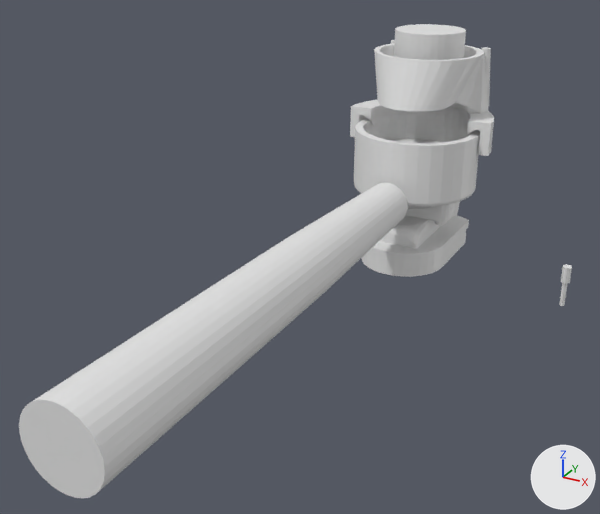
One commit to the Blender file coffee-grinder-adapter/coffee-grinder-adapter.blend: the scene before it, then after it.
One viewpoint serves both versions: a 50 mm camera at (64.0, -373.0, 175.0) aimed at (-82.0, -108.0, 42.0). Lighting does not change. The marker at lower right points along +X, +Y and +Z.

The first picture shows 'Foundation Part', 'Portafilter', 'Portafilter Mount Bottom', 'Portafilter Mount Guide', 'Ramp', 'Top Hole.001'.
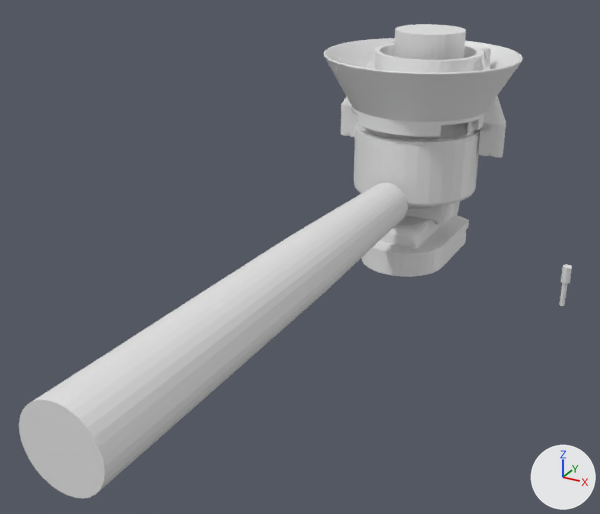
Boxes (x1, y1, x2, y2) around the edits, measured in the pictures (600 x 514 px; the box of a moved part takes in the faces that stretch with it):
'Portafilter', reshaped
    before: (19, 118, 480, 499)
    after: (19, 122, 480, 499)
'portafilter_funnel_51mm_v3', added
    after: (324, 38, 523, 137)
'Ramp', reshaped (43% wider, 17% taller)
    before: (374, 43, 488, 113)
    after: (342, 43, 506, 125)
'Portafilter Mount Guide', reshaped
    before: (350, 100, 494, 217)
    after: (341, 104, 506, 204)
'portafilter-support-v2', added
    after: (350, 108, 491, 217)
part 1 of me_cylinder, built on
    before: (356, 118, 480, 145)
    after: (356, 122, 480, 145)
part 2 of me_cylinder_006, moved or reshaped
    before: (378, 43, 488, 113)
    after: (342, 43, 506, 125)
part 3 of me_cylinder_010, built on
    before: (350, 100, 494, 156)
    after: (341, 104, 506, 158)

What changed in the scene script:
```text
Change me_cylinder:
    used by ob_portafilter; location = (-80.3, 45.5, 67.2)
    remove me_cylinder.from_pydata(...)  # 517 vertices, 497 faces; spans x -31.0..31.0, y -66.0..0.0, z -42.0..0.0
    add me_cylinder.from_pydata(...)  # 643 vertices, 625 faces; spans x -31.0..31.0, y -66.0..0.0, z -42.0..1.5
    me_cylinder part 1: 34 vertices removed from x -27.4..27.4, y -62.4..-4.6, z -2.5..0.0; 160 vertices added at x -30.6..30.6, y -65.6..-4.4, z 1.1..1.5
Change me_cylinder_006:
    used by ob_ramp; parent = ob_base; location = (-80.27, 19.31, 103.9); scale = (1.0, 1.0, 1.2)
    remove me_cylinder_006.from_pydata(...)  # 63 vertices, 43 faces; spans x 0.0..28.5, y -32.7..27.1, z -24.8..0.0
    add me_cylinder_006.from_pydata(...)  # 80 vertices, 53 faces; spans x 0.0..43.2, y -32.7..27.1, z -24.8..0.0
    me_cylinder_006 part 2
    14 vertices are removed from x 1.6..26.2, y -13.9..9.4, z -24.8..0.0
    24 faces are deleted
    11 vertices move from x 0.0..28.5, y -0.9..14.4, z -24.8..0.0 to x 0.0..37.8, y -3.2..12.9, z -24.8..0.0
    31 vertices are added at x 3.0..43.2, y -13.9..10.4, z -24.8..0.0
    34 new faces join them
Change me_cylinder_010:
    used by ob_portafilter_mount_guide; parent = ob_base; location = (-80.27, 10.5, 77.04); scale = (1.02, 1.02, 1.72)
    remove me_cylinder_010.from_pydata(...)  # 149 vertices, 141 faces; spans x 0.0..36.1, y 0.0..34.3, z -37.6..-1.7
    add me_cylinder_010.from_pydata(...)  # 204 vertices, 189 faces; spans x 0.0..42.3, y 0.0..34.3, z -37.6..-1.7
    me_cylinder_010 part 3
    10 vertices are removed from x 0.0..35.4, y 0.0..28.5, z -16.1..-4.0
    32 faces are deleted
    3 vertices in x 36.1, y 0.0, z -11.0..-1.7 move by (3.8, 0.0, 0.0)
    3 vertices in x 26.1..30.7, y 6.1..17.4, z -11.0 move by (0.0, 0.0, 4.9)
    20 vertices move from x 0.0..35.4, y 0.0..30.0, z -13.3..-1.7 to x 0.0..41.2, y 0.0..31.2, z -13.7..-1.7
    65 vertices are added at x 0.0..42.3, y 0.0..31.3, z -25.9..-1.7
    80 new faces join them
Add me_portafilter_support_v2:
    me_portafilter_support_v2.from_pydata(...)  # 399 vertices, 805 faces; spans x -117.2..-43.4, y 10.5..45.5, z 12.4..74.1
Add me_portafilter_funnel_51mm_v3:
    me_portafilter_funnel_51mm_v3.from_pydata(...)  # 5321 vertices, 6931 faces; spans x -47.2..47.2, y -47.2..47.2, z -31.9..0.1
Add ob_portafilter_support_v2:
    ob_portafilter_support_v2 = bpy.data.objects.new('portafilter-support-v2', me_portafilter_support_v2)
    ob_portafilter_support_v2.parent = ob_base
    ob_portafilter_support_v2.matrix_parent_inverse = Matrix(((2.0, 0.0, 0.0, 160.5), (0.0, 2.0, 0.0, 0.0), (0.0, 0.0, 1.0, 0.0), (0.0, 0.0, 0.0, 1.0)))
    ob_portafilter_support_v2.location = (0.0, 0.0, 0.0)
Add ob_portafilter_funnel_51mm_v3:
    ob_portafilter_funnel_51mm_v3 = bpy.data.objects.new('portafilter_funnel_51mm_v3', me_portafilter_funnel_51mm_v3)
    ob_portafilter_funnel_51mm_v3.location = (-80.3, 10.5, 103.9)
    ob_portafilter_funnel_51mm_v3.rotation_euler = (0.0, 0.0, 2.619)  # degrees (0, 0, 150)
```
